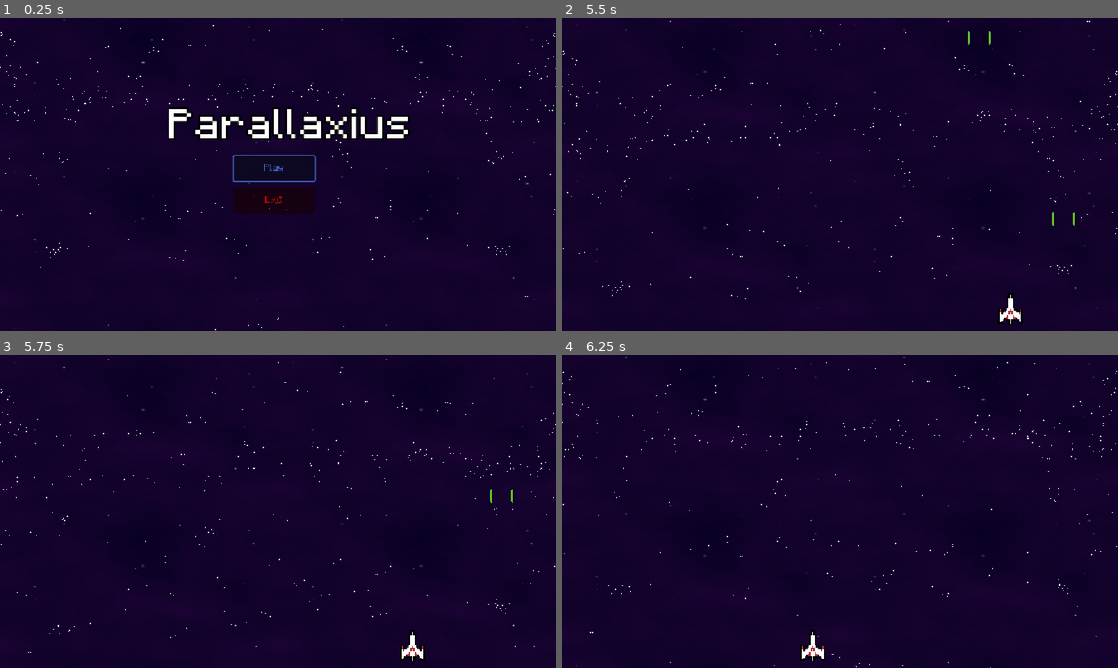
Above: before the commit, frames 1-4 (two rows, left to right).
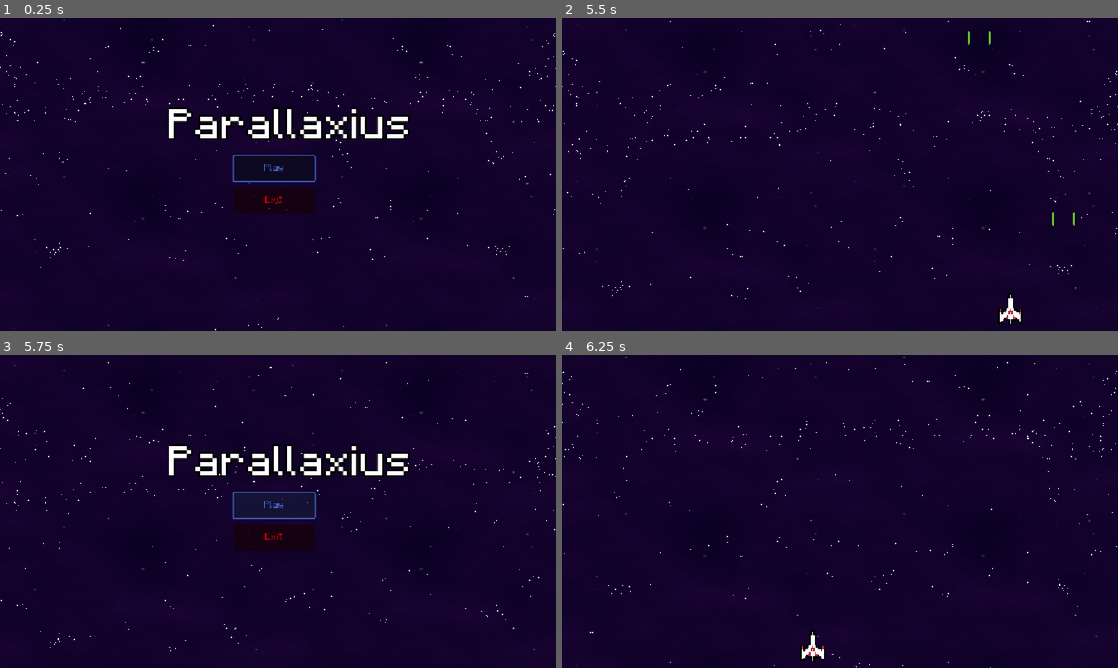
Above: after the commit, the same moments.

Repository: Gustav0Prado/SpaceShooter
Game: Godot game, scene res://states/main_menu/main_menu.tscn
Two runs of this game, one before a commit and one after it. Both use one fixed random seed, a clock stepped at 60 frames per second and the inputs below.
Inputs:
- Up to frame 1 (0.25 s): no input
- Up to frame 2 (5.5 s): click "Play" at 0.5 s; click "Play" at 1.25 s; tap Enter at 2 s; hold Right (ui_right) 2.03-2.78 s; tap Space (action) every 0.75 s from 2.1 to 5.1 s; hold Left (ui_left) 2.78-3.53 s; hold Right (ui_right) 3.53-5.03 s; hold Left (ui_left) from 5.03 s (still down)
- Up to frame 3 (5.75 s): keep holding Left (ui_left); tap Escape (ui_cancel) at 5.65 s
- Up to frame 4 (6.25 s): keep holding Left (ui_left); tap Space (action) at 5.85 s

Frames 1-2 are identical in both runs. In frame 3, 4.6% of the frame differs, in the area x 0-100%, y 1-98%; in frame 4, nothing differs.

Commit message:
[fix] ui_quit doesnt exists

Diff:
--- a/states/main_game/main.gd
+++ b/states/main_game/main.gd
@@ -5,5 +5,5 @@
 	print(body.name)
 
 func _process(_delta: float) -> void:
-	if Input.is_action_just_pressed("ui_quit"):
+	if Input.is_action_just_pressed("ui_cancel"):
 		queue_free()
